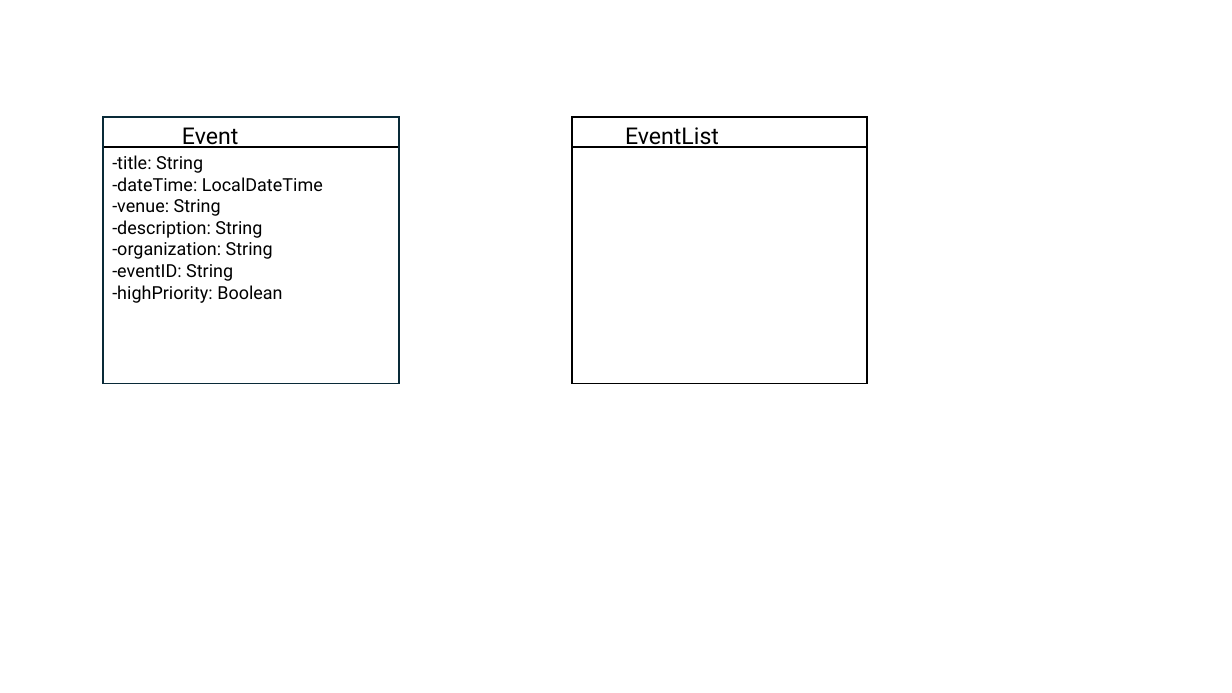
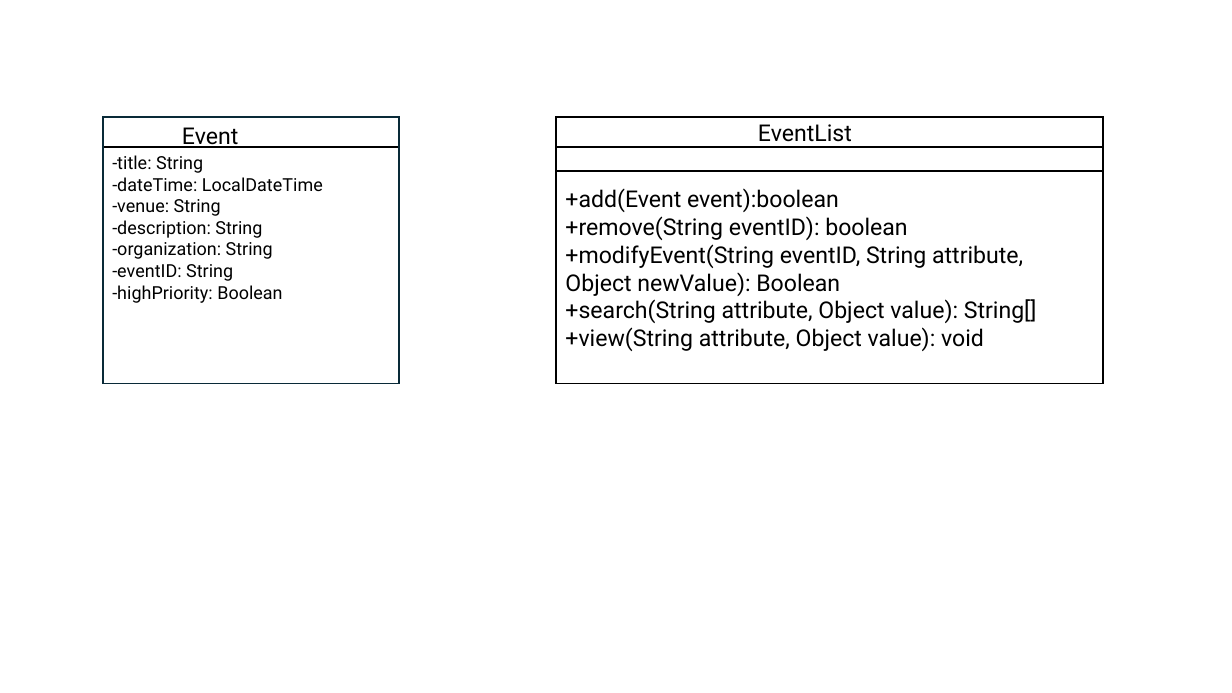
Before and after one commit to kiki-etc/EventSchedulerandCalendar, a slide deck: slide 1 of class diagram.pptx. Drawn at 1232x693 pixels with LibreOffice and Linux fonts; fonts in the diff are those of the drawing. Boxes give left, top, right and bottom in pixels: in the first picture for what was removed or moved away, otherwise in the second. Text is boxed around its words. In the diff, an @@ line names an element or a change of style, - is before the commit and + after.

```diff
--- a/class diagram.pptx
+++ b/class diagram.pptx
@@ rectangle: place and size @@
-rectangle at [572, 117, 868, 384]
+rectangle at [556, 117, 1104, 384]
@@ text "EventList": place and size @@
-text "EventList" at [625, 127, 719, 148]
+text "EventList" at [758, 124, 852, 142]
@@ line moved from (572, 147) - (868, 147) to (556, 147) - (1104, 147) @@
@@ line added from (556, 171) to (1104, 171), #000000 1.5 pt @@
@@ text added at [565, 188, 1037, 351], 18 pt, text #000000 @@
++add(Event event):boolean
++remove(String eventID): boolean
++modifyEvent(String eventID, String attribute, Object newValue): Boolean
++search(String attribute, Object value): String[]
++view(String attribute, Object value): void
```
